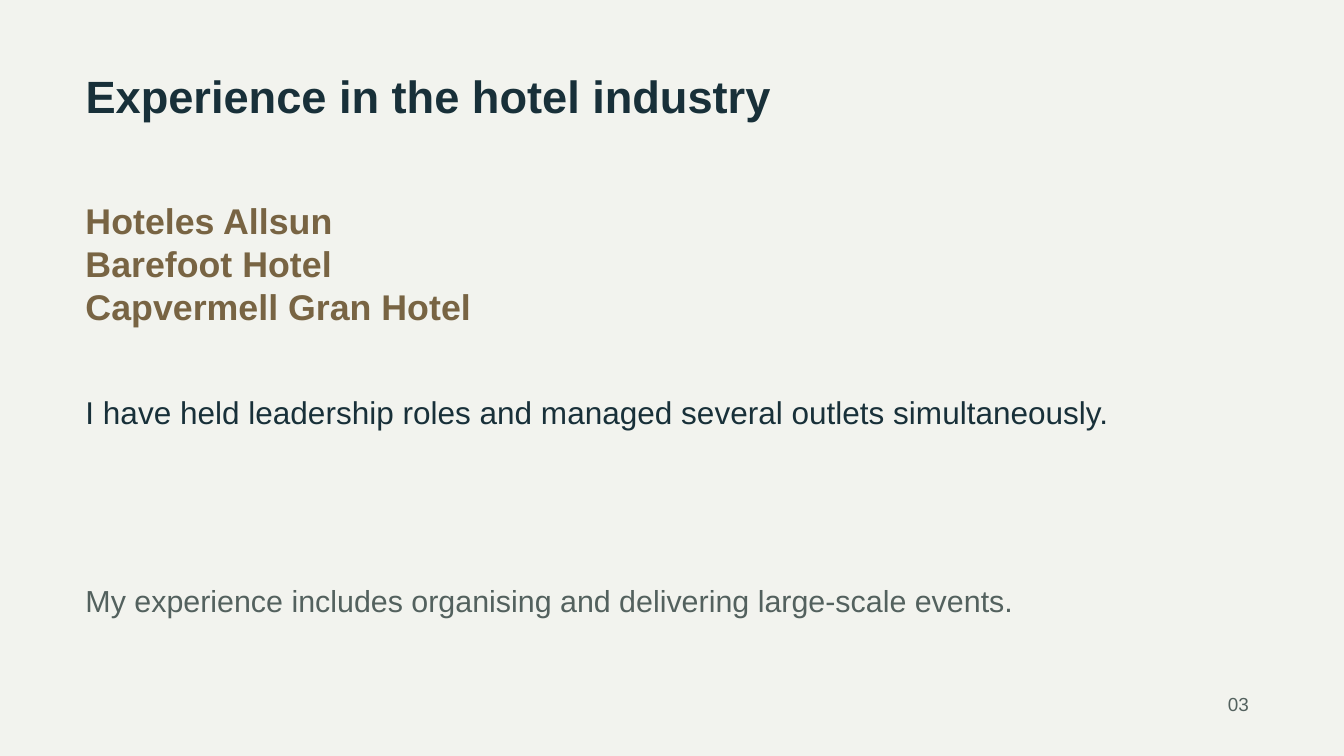
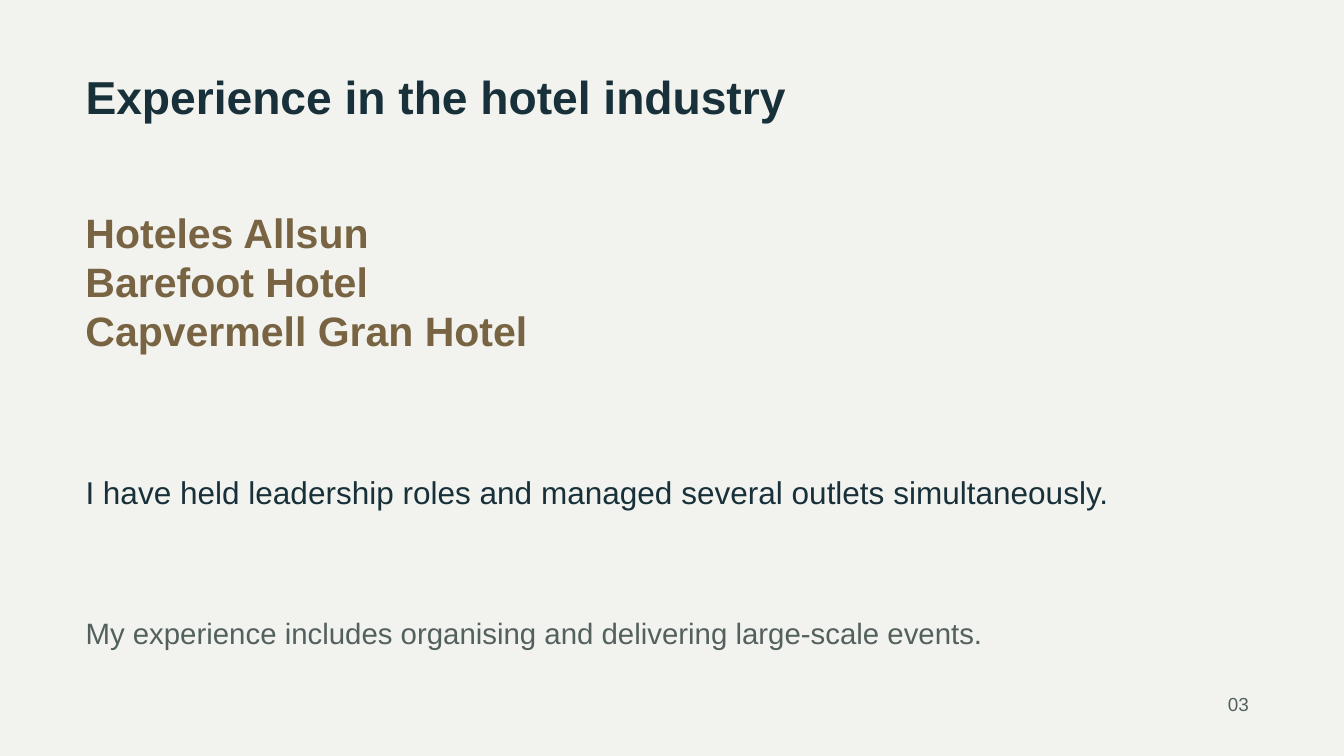
Before and after one commit to Raymonchu48/human-systems-performance, a slide deck: slide 3 of en/assets/Perfil_Hosteleria_Ramon_Curbalan_Vega.pptx. Drawn at 1344x756 pixels with LibreOffice and Linux fonts; fonts in the diff are those of the drawing. Boxes give left, top, right and bottom in pixels: in the first picture for what was removed or moved away, otherwise in the second. Text is boxed around its words. In the diff, an @@ line names an element or a change of style, - is before the commit and + after.

Commit message:
Restore original Spanish document and deck designs in the English edition
Preserve original artwork, page geometry, colours and typography; translate text in place. Restore contact artwork and FARMAGEND branding, and refresh document viewer URLs.

```diff
--- a/en/assets/Perfil_Hosteleria_Ramon_Curbalan_Vega.pptx
+++ b/en/assets/Perfil_Hosteleria_Ramon_Curbalan_Vega.pptx
@@ text "Experience in the hotel industry" at (86, 80, 785, 123): size 32.2 to 33 pt @@
@@ text "Hoteles Allsun": place and size @@
-text "Hoteles Allsun" at (85, 208, 470, 327)
+text "Hoteles Allsun" at (85, 218, 528, 355)
@@ text "Hoteles Allsun" at (85, 218, 528, 355): size 25.5 to 29.2 pt @@
@@ text "I have held leadership roles ...": place and size @@
-text "I have held leadership roles ..." at (85, 401, 1108, 430)
+text "I have held leadership roles ..." at (86, 481, 1108, 510)
@@ text "My experience includes organising and ...": place and size @@
-text "My experience includes organising and ..." at (85, 590, 1013, 618)
+text "My experience includes organising and ..." at (86, 622, 982, 650)
@@ text "My experience includes organising and ..." at (86, 622, 982, 650): size 21.8 to 21 pt @@
```
Also in this commit, not shown: 5 other slides changed, 32 other files.
